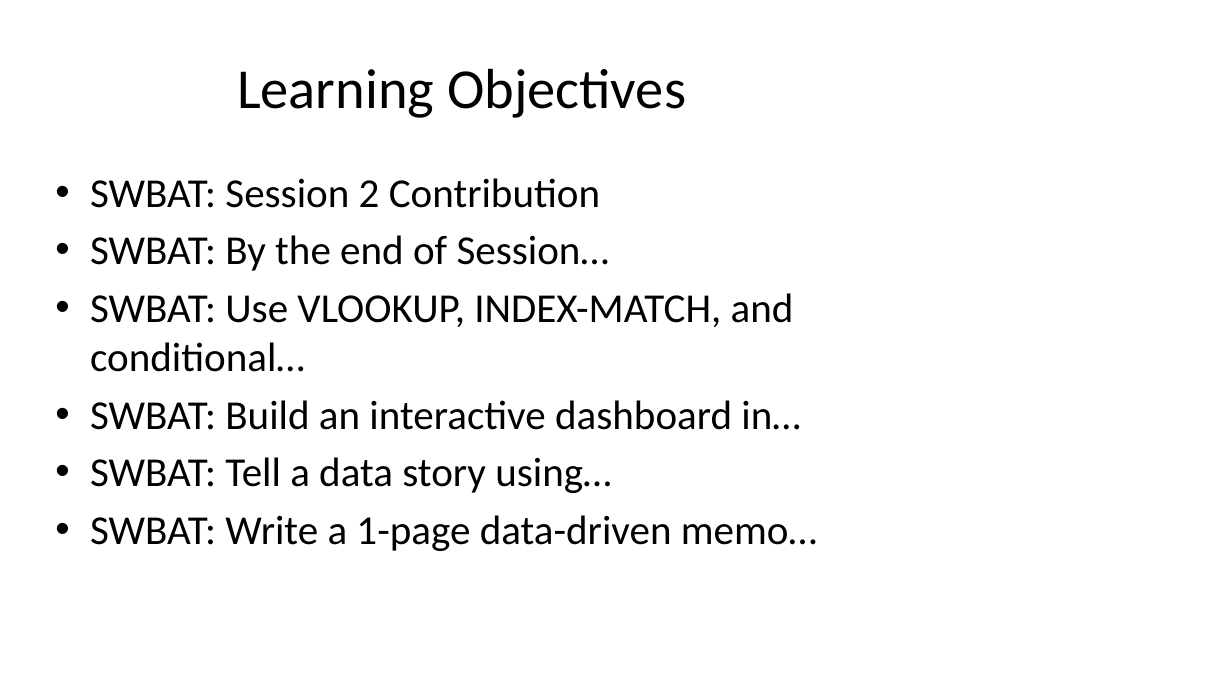
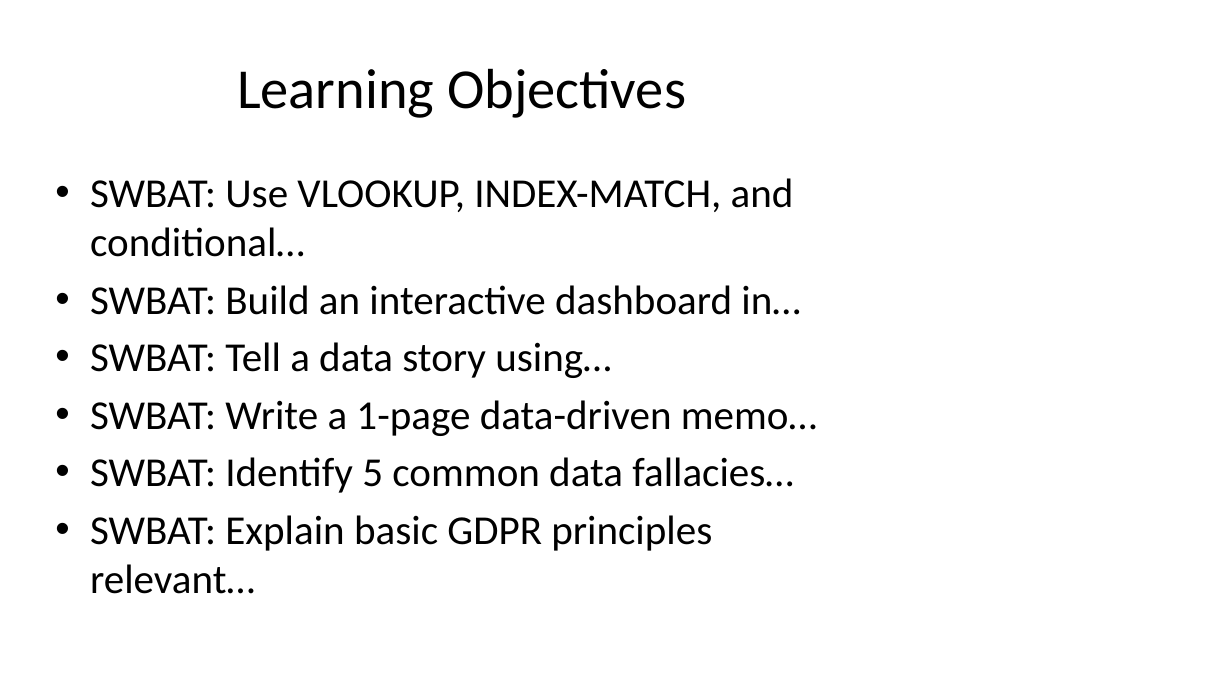
Before and after one commit to nlwtest2020/AyElSeeMoldo, a slide deck: slide 2 of curriculum-planner/output/slides/session_02_slides.pptx. Drawn at 1232x693 pixels with LibreOffice and Linux fonts; fonts in the diff are those of the drawing. Boxes give left, top, right and bottom in pixels: in the first picture for what was removed or moved away, otherwise in the second. Text is boxed around its words. In the diff, an @@ line names an element or a change of style, - is before the commit and + after.

```diff
--- a/curriculum-planner/output/slides/session_02_slides.pptx
+++ b/curriculum-planner/output/slides/session_02_slides.pptx
@@ text at box(90, 178, 609, 271): paragraphs removed @@
-• SWBAT: Session 2 Contribution
-• SWBAT: By the end of Session…
@@ text at box(90, 457, 793, 594): paragraphs added @@
+• SWBAT: Identify 5 common data fallacies…
+• SWBAT: Explain basic GDPR principles relevant…
```
Also in this commit, not shown: 4 other slides changed, 4 slides added, 2 slides removed, 11 other files.
